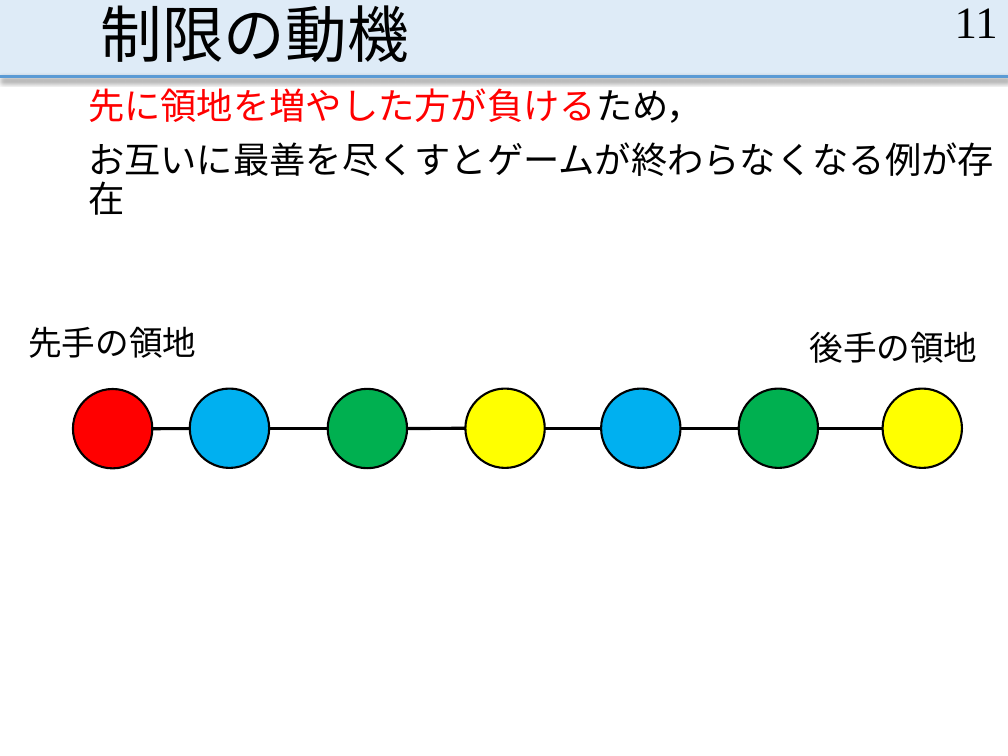
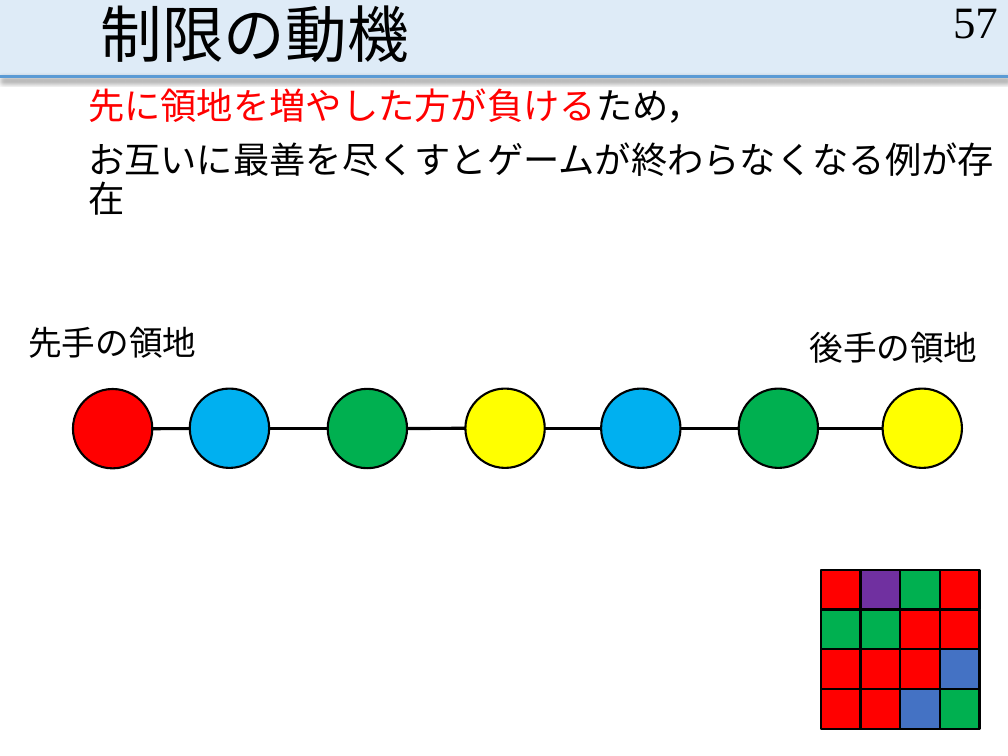
Before and after one commit to MasayaOda/SR, a slide deck: slide 57 of 200604oda.pptx (slide 11 before the commit). Drawn at 1008x756 pixels with LibreOffice and Linux fonts; fonts in the diff are those of the drawing. Boxes give left, top, right and bottom in pixels: in the first picture for what was removed or moved away, otherwise in the second. Text is boxed around its words. In the diff, an @@ line names an element or a change of style, - is before the commit and + after.

```diff
--- a/200604oda.pptx
+++ b/200604oda.pptx
@@ page number at [953, 8, 998, 39]: text changed @@
-11
+57
@@ rectangle added at [821, 570, 860, 609], fill #FF0000, outline #000000 1.5 pt @@
@@ rectangle added at [861, 570, 900, 609], fill #7030A0, outline #000000 1.5 pt @@
@@ rectangle added at [900, 570, 939, 609], fill #00B050, outline #000000 1.5 pt @@
@@ rectangle added at [939, 570, 979, 609], fill #FF0000, outline #000000 1.5 pt @@
@@ rectangle added at [821, 610, 860, 649], fill #00B050, outline #000000 1.5 pt @@
@@ rectangle added at [861, 610, 900, 649], fill #00B050, outline #000000 1.5 pt @@
@@ rectangle added at [900, 610, 939, 649], fill #FF0000, outline #000000 1.5 pt @@
@@ rectangle added at [939, 610, 979, 649], fill #FF0000, outline #000000 1.5 pt @@
@@ rectangle added at [821, 649, 860, 688], fill #FF0000, outline #000000 1.5 pt @@
@@ rectangle added at [861, 649, 900, 688], fill #FF0000, outline #000000 1.5 pt @@
@@ rectangle added at [900, 649, 939, 688], fill #FF0000, outline #000000 1.5 pt @@
@@ rectangle added at [939, 649, 979, 688], fill #4472C4, outline #000000 1.5 pt @@
@@ rectangle added at [821, 689, 860, 729], fill #FF0000, outline #000000 1.5 pt @@
@@ rectangle added at [861, 689, 900, 729], fill #FF0000, outline #000000 1.5 pt @@
@@ rectangle added at [900, 689, 939, 729], fill #4472C4, outline #000000 1.5 pt @@
@@ rectangle added at [939, 689, 979, 729], fill #00B050, outline #000000 1.5 pt @@
```
Also in this commit, not shown: 12 other slides changed, 38 slides added, 66 slides removed.
